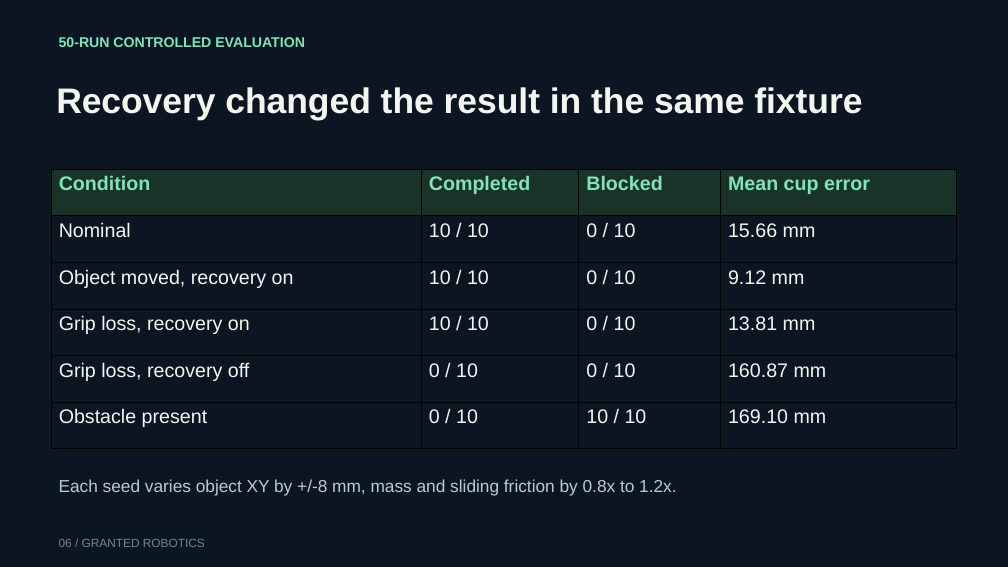
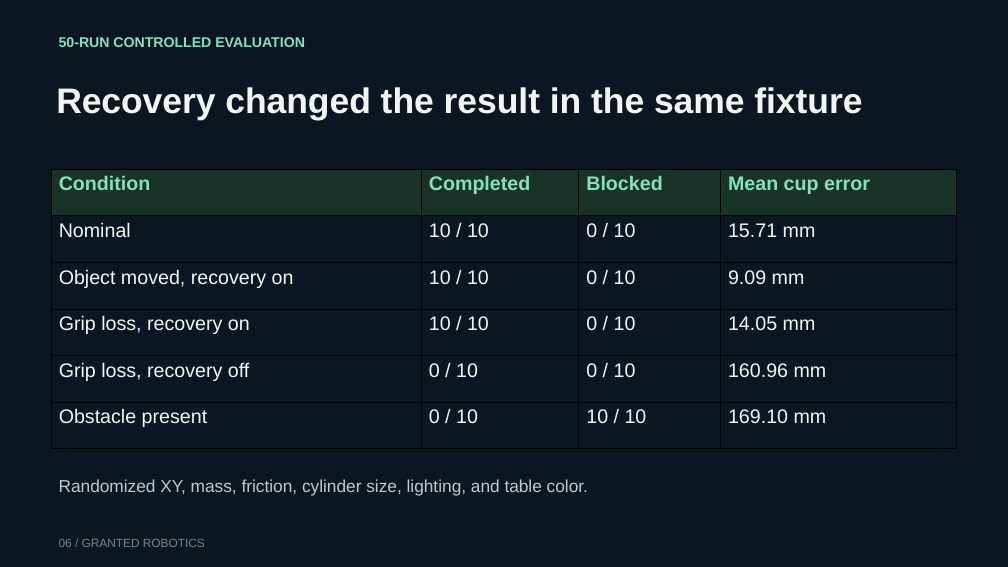
Before and after one commit to shi1720/AI-Infra-Summit-Hackathon, a slide deck: slide 6 of deliverables/granted-robotics-complete-presentation.pptx. Drawn at 1008x567 pixels with LibreOffice and Linux fonts; fonts in the diff are those of the drawing. Boxes give left, top, right and bottom in pixels: in the first picture for what was removed or moved away, otherwise in the second. Text is boxed around its words. In the diff, an @@ line names an element or a change of style, - is before the commit and + after.

```diff
--- a/deliverables/granted-robotics-complete-presentation.pptx
+++ b/deliverables/granted-robotics-complete-presentation.pptx
@@ table at [51, 169, 957, 449] @@
-row 2, column 4: 15.66 mm
+row 2, column 4: 15.71 mm
-row 3, column 4: 9.12 mm
+row 3, column 4: 9.09 mm
-row 4, column 4: 13.81 mm
+row 4, column 4: 14.05 mm
-row 5, column 4: 160.87 mm
+row 5, column 4: 160.96 mm
@@ text at [59, 479, 588, 496]: text changed @@
-Each seed varies object XY by +/-8 mm, mass and sliding friction by 0.8x to 1.2x.
+Randomized XY, mass, friction, cylinder size, lighting, and table color.
```
Also in this commit, not shown: 4 other slides changed, 28 other files.
